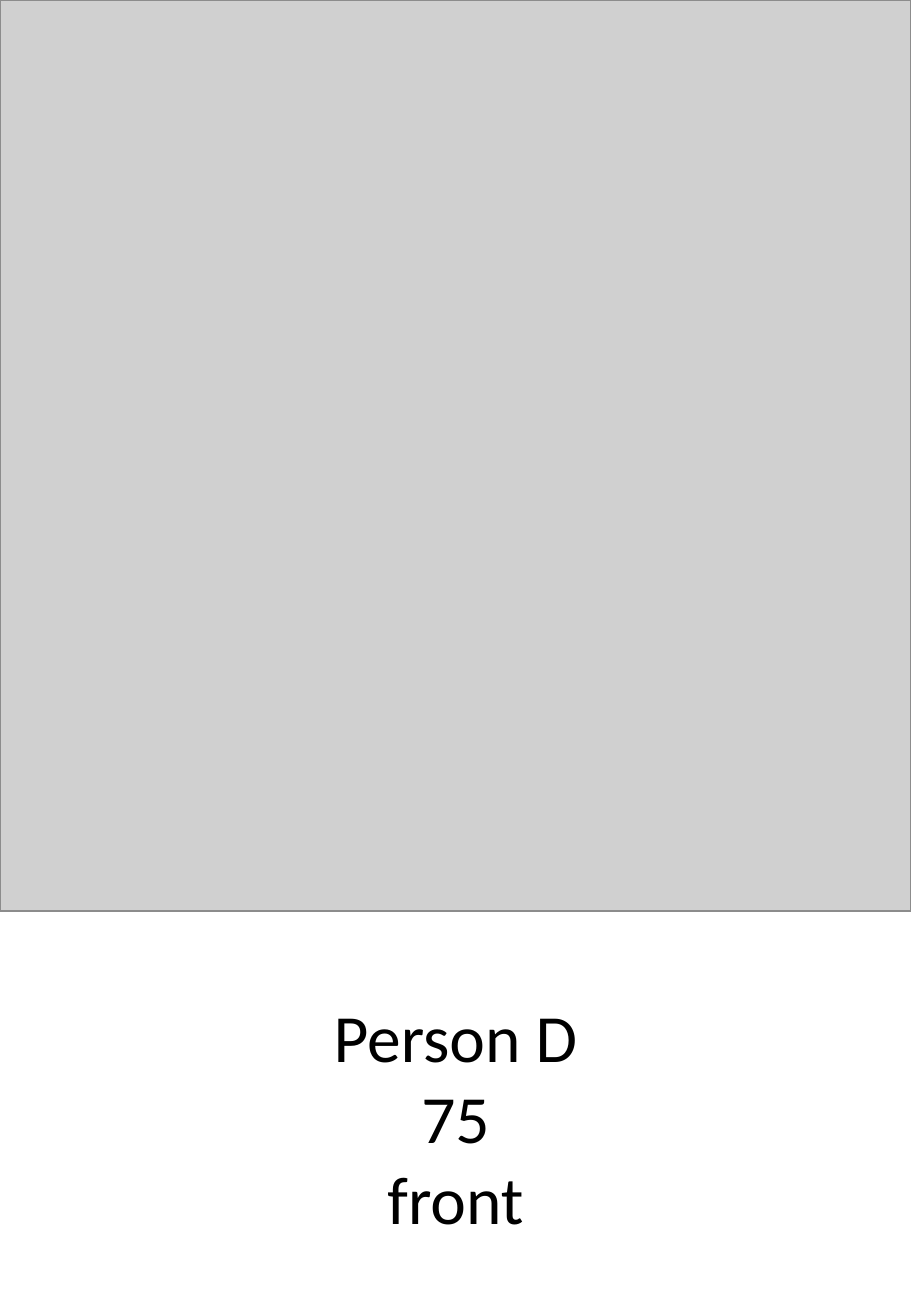
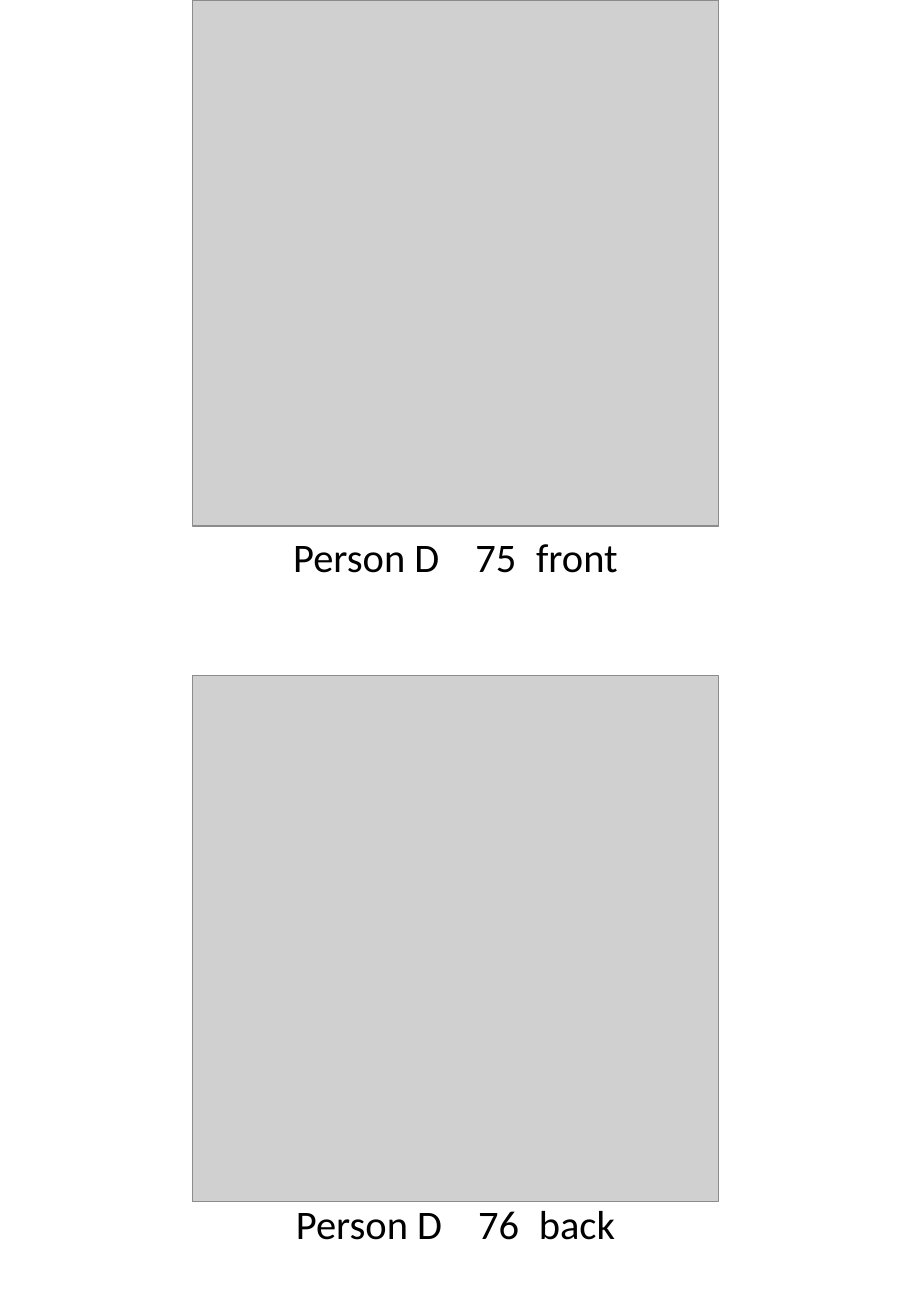
Before and after one commit to ginaamri/Mandy-PhD, a slide deck: slide 1 of studies/labor study_A/markertest_2020/pilotA/marker_personD.pptx. Drawn at 911x1316 pixels with LibreOffice and Linux fonts; fonts in the diff are those of the drawing; grey boxes stand for pictures. Boxes give left, top, right and bottom in pixels: in the first picture for what was removed or moved away, otherwise in the second. Text is boxed around its words. In the diff, an @@ line names an element or a change of style, - is before the commit and + after.

```diff
--- a/studies/labor study_A/markertest_2020/pilotA/marker_personD.pptx
+++ b/studies/labor study_A/markertest_2020/pilotA/marker_personD.pptx
@@ picture: place and size @@
-picture at bbox=[0, 0, 911, 911]
+picture at bbox=[192, 0, 718, 526]
@@ text at bbox=[293, 544, 618, 573]: text changed; size 40 to 24 pt @@
-Person D
-75
-front
+Person D 75 front
@@ picture added at bbox=[192, 675, 718, 1201] @@
@@ text added at bbox=[296, 1211, 615, 1240], 24 pt, text #000000 @@
+Person D 76 back
```
Also in this commit, not shown: 1 slide removed, 20 other files.
